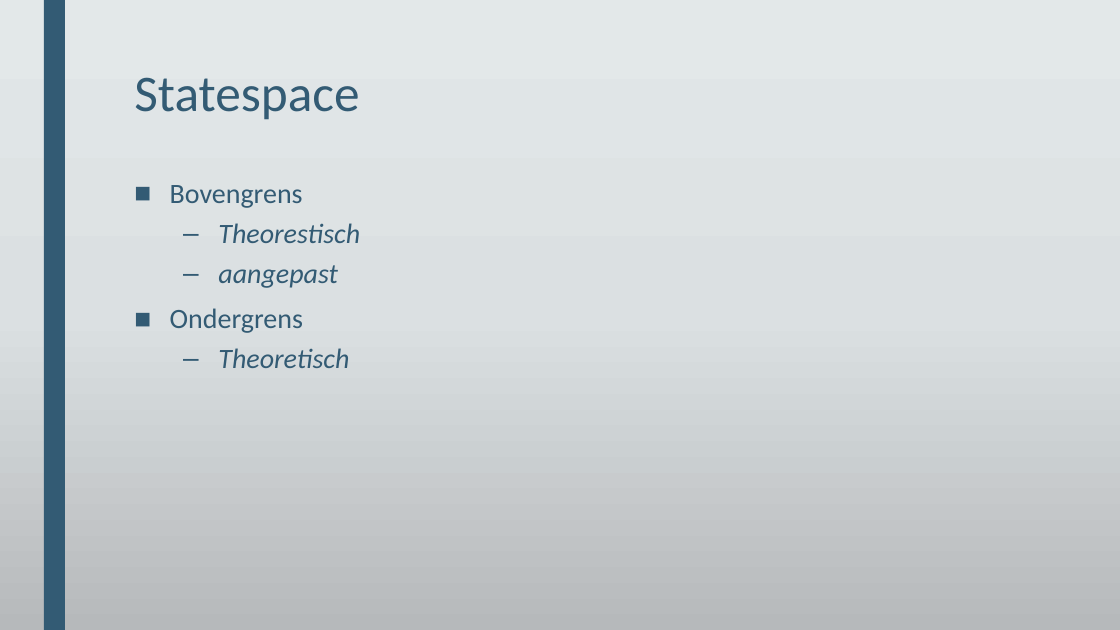
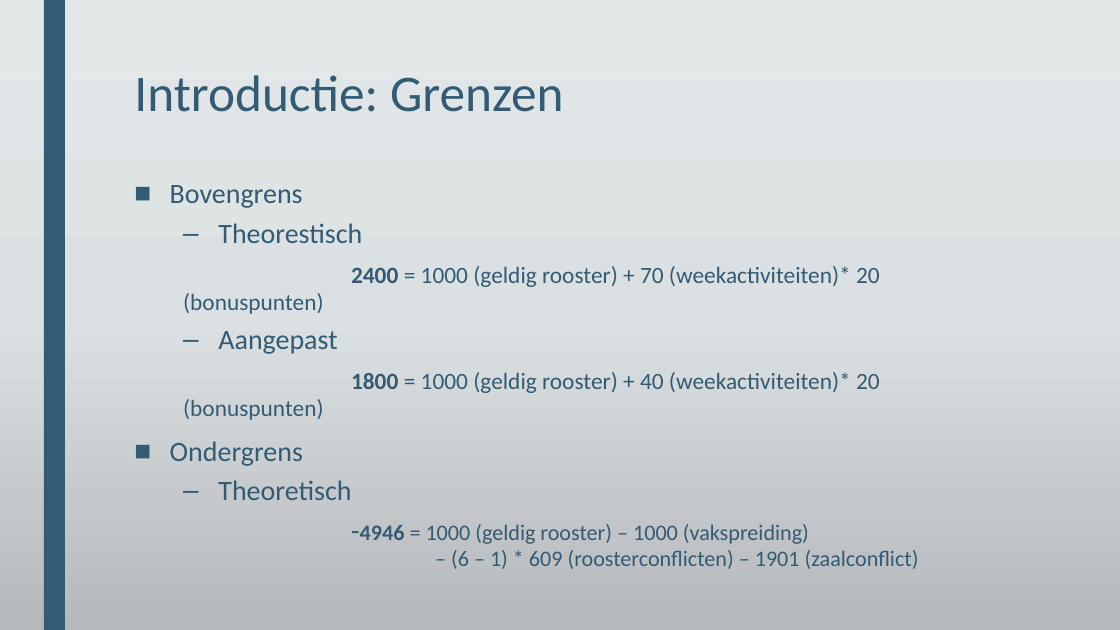
Before and after one commit to DeRoostermakers/Heuristieken, a slide deck: slide 5 of Presentaties/storyboard eindpresentatie.pptx. Drawn at 1120x630 pixels with LibreOffice and Linux fonts; fonts in the diff are those of the drawing; background and template pictures are left out. Boxes give left, top, right and bottom in pixels: in the first picture for what was removed or moved away, otherwise in the second. Text is boxed around its words. In the diff, an @@ line names an element or a change of style, - is before the commit and + after.

```diff
--- a/Presentaties/storyboard eindpresentatie.pptx
+++ b/Presentaties/storyboard eindpresentatie.pptx
@@ title at bbox=[134, 75, 564, 112]: text changed @@
-Statespace
+Introductie: Grenzen
@@ text at bbox=[218, 223, 362, 500]: italic off in "Theorestisch", "Theoretisch" @@
@@ text at bbox=[183, 266, 880, 420]: text changed; size 24 to 20 pt; italic off @@
-  – aangepast
+  2400 = 1000 (geldig rooster) + 70 (weekactiviteiten)* 20 (bonuspunten)
+  – Aangepast
+  1800 = 1000 (geldig rooster) + 40 (weekactiviteiten)* 20 (bonuspunten)
@@ text at bbox=[360, 524, 919, 569]: paragraph added @@
+  -4946 = 1000 (geldig rooster) – 1000 (vakspreiding)
+  – (6 – 1) * 609 (roosterconflicten) – 1901 (zaalconflict)
```
Also in this commit, not shown: 3 other slides changed, 1 slide added, 6 other files.
